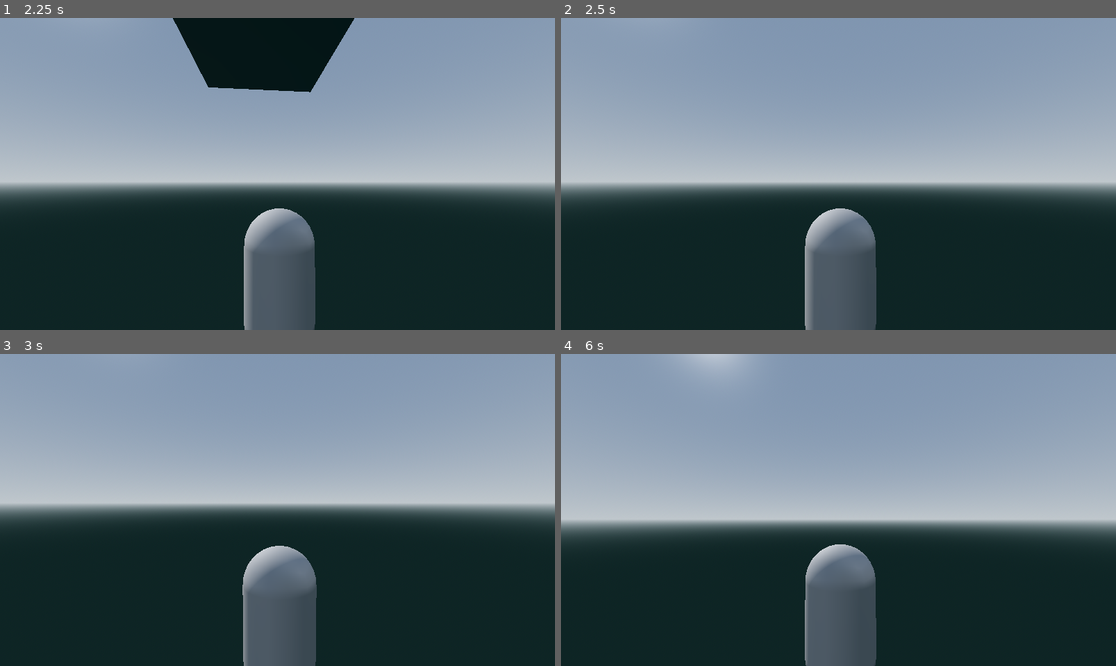
Above: before the commit, frames 1-4 (two rows, left to right).
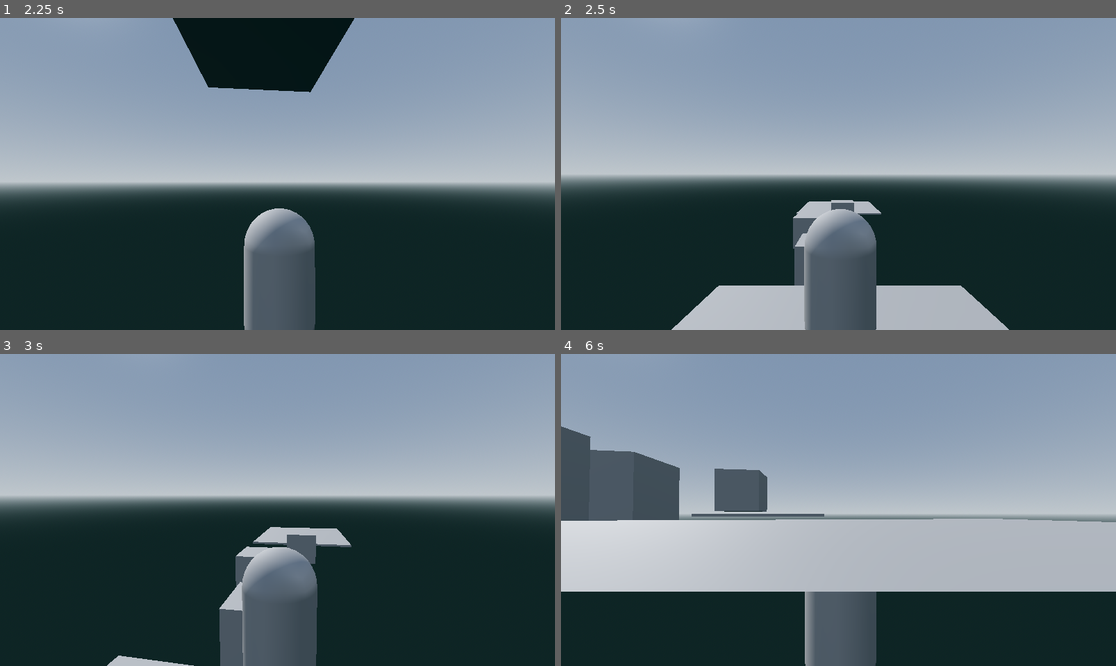
Above: after the commit, the same moments.

Repository: azeiber/3D-Game
Game: Godot game, scene res://main.tscn
Same seed, same stepped clock (60 frames per second), same inputs: the game is played once before the commit and once after it.
Inputs (mouse positions are in pixels of both pictures, inside the frame that each line leads up to):
- Up to frame 1 (2.25 s): tap Enter (ui_accept) at 0.5, 0.77, 1.52 s; move the mouse to (305, 174) at 0.52 s; hold Up (ui_up) from 0.53 s (still down); move the mouse to (249, 174) at 1.27 s; move the mouse to (288, 167) at 2.02 s
- Up to frame 2 (2.5 s): keep holding Up (ui_up)
- Up to frame 3 (3 s): keep holding Up (ui_up); move the mouse to (271, 516) at 2.77 s
- Up to frame 4 (6 s): tap Enter (ui_accept) at 3.02, 3.77, 4.52 s; move the mouse to (877, 513) at 3.52 s; move the mouse to (794, 506) at 4.27 s; move the mouse to (844, 510) at 5.02 s; move the mouse to (816, 503) at 5.77 s; release Up (ui_up) at 5.78 s; hold Right (ui_right) from 5.78 s (still down)

Frame 1 is identical in both runs. In frame 2, 13% of the frame differs, in the area x 0-100%, y 50-100%; in frame 3, 8.6%; in frame 4, 31%, in the area x 0-100%, y 0-100%.

Commit message:
Adding respawn

Diff:
--- a/capstone-game/character_body_3d.gd
+++ b/capstone-game/character_body_3d.gd
@@ -38,4 +38,7 @@
 		velocity.x = move_toward(velocity.x, 0, SPEED)
 		velocity.z = move_toward(velocity.z, 0, SPEED)
 
+	if global_transform.origin.y < -7:
+		get_tree().reload_current_scene()
+
 	move_and_slide()
Not shown, changed: .DS_Store
